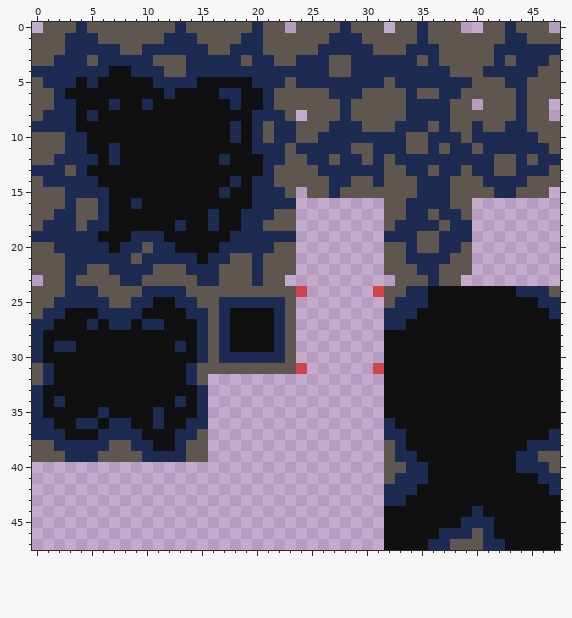
Two versions of one pixel-art sprite, Assets/Tiles/Rocks.png. Above, as it was before the edit.
The file is 48x48 pixels. Colours within 5 levels of each other are drawn and written as one.
New version:
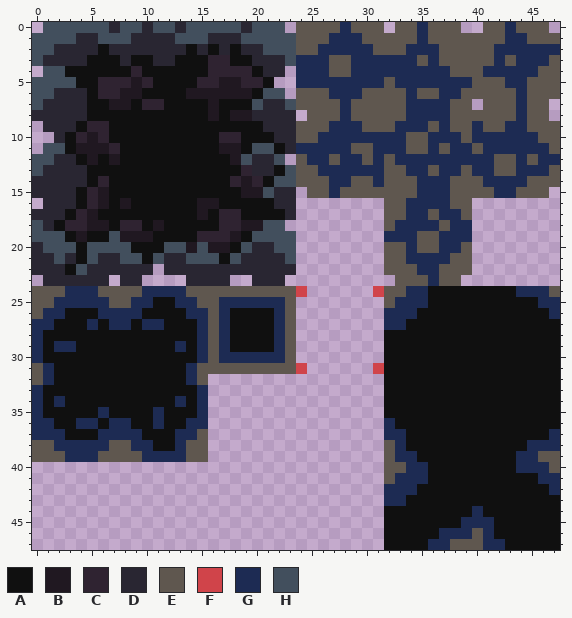
Palette (. is transparent): A #101010  B #201821  C #2f2331  D #292632  E #5f574f  F #d0444a  G #1d2b53  H #424f5d
The exact change:
Changed rows in their new state; - is an unchanged pixel.
first column x 0:
 0 -HHHHHHDHHDHHDHHHHHDHHH-
 1 HHHHDDHHHDDDDHHHDDDHHHHH
 2 HHDDDDADDDDDDDADADADDHHH
 3 HDDDDAAADAADDAAACCAADDDH
 4 .HHAAAA--CAAAAAACCCCADD.
 5 HHHH-ACCCBCAAAACCBBCCA..
 6 HHDDD-CCBB--A-BBBBBB-HH.
 7 HDDDD--BB-CC----B-A-HDDH
 8 DDDDDA----------B-BBDDDD
 9 .DDD-CC-----------A-ADDD
10 ..DACBC----------CC-AADD
11 .HHABBBC---------BB-HHAD
12 HHDDAB-B---------ABHDDH.
13 HDDDD--------------CDDAH
14 DDDDDAC-----------CBCAHH
15 DDDDACB----------A-BBHDD
16 .DDDACB-BA-----BB---AADD
17 DDDACBA--------BACCAAAAD
18 HDACCBB-CC-B-A--ACCBBHH.
19 HHHABA-HBBBA---CCCBAHHHH
20 DHHHAHHHHAAAHHBHBBAHDDHH
21 DDHDAHDDHHAHDDHHHAHDDDDH
22 DDDAHDDDDDD.DDDDDDDDDDDD
23 -DDDDDD.DD....DDDD..DDD-
Where, in picture pixels (left, top, right, bottom), the same in both pictures:
changed: (32, 22, 296, 286)
